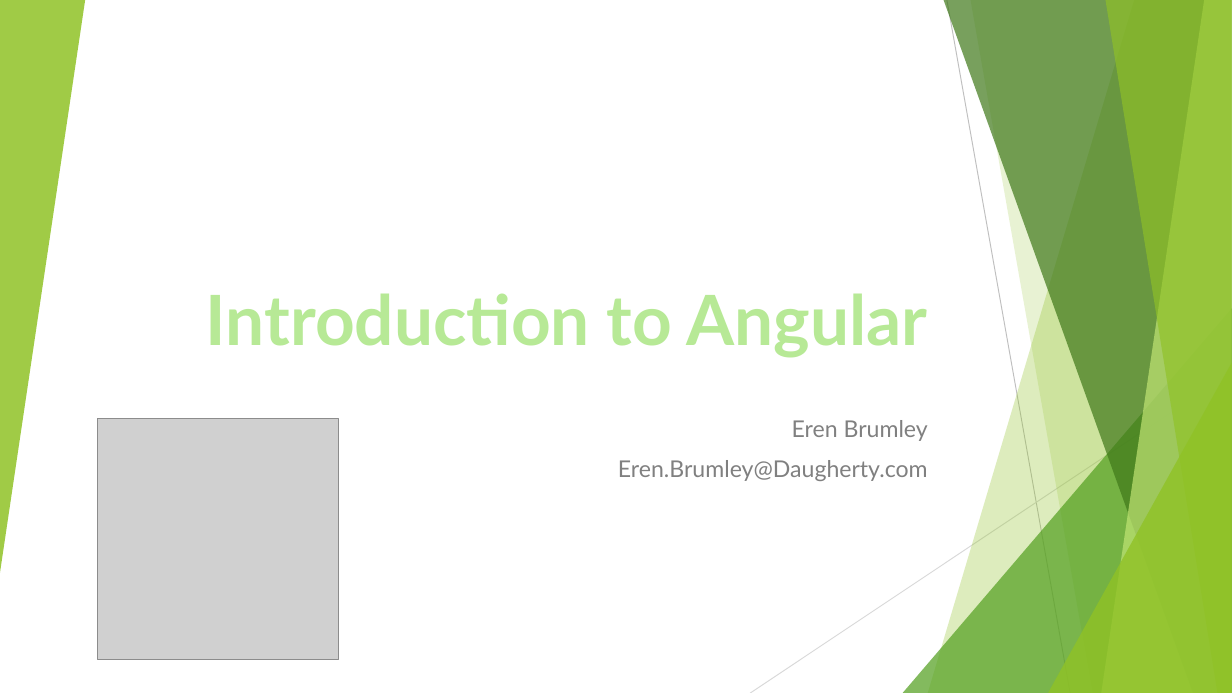
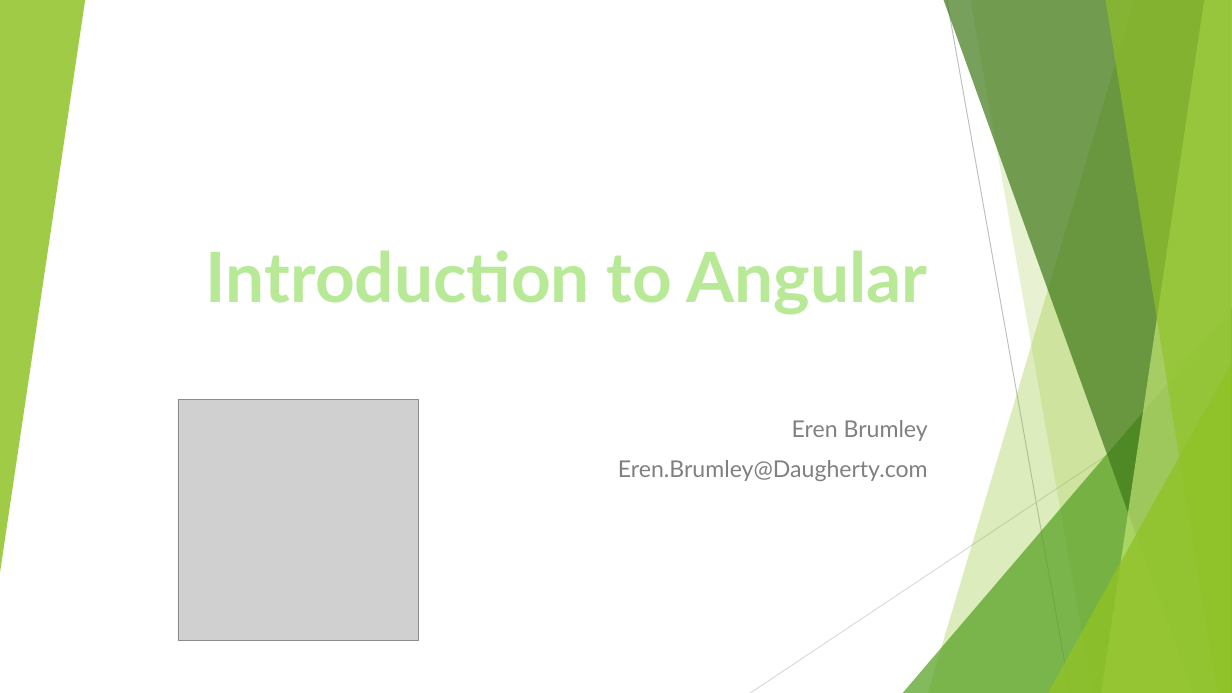
Before and after one commit to ebrumley-dbs/angular-pres, a slide deck: slide 1 of IntroAngular.pptx. Drawn at 1232x693 pixels with LibreOffice and Linux fonts; fonts in the diff are those of the drawing; grey boxes stand for pictures. Boxes give left, top, right and bottom in pixels: in the first picture for what was removed or moved away, otherwise in the second. Text is boxed around its words. In the diff, an @@ line names an element or a change of style, - is before the commit and + after.

Commit message:
Intro

```diff
--- a/IntroAngular.pptx
+++ b/IntroAngular.pptx
@@ title "Introduction to Angular": place and size @@
-title "Introduction to Angular" at box(206, 293, 928, 358)
+title "Introduction to Angular" at box(206, 250, 928, 315)
@@ picture: place and size @@
-picture at box(98, 419, 338, 659)
+picture at box(178, 400, 419, 640)
```
Also in this commit, not shown: 2 slides added, 1 slide removed.
